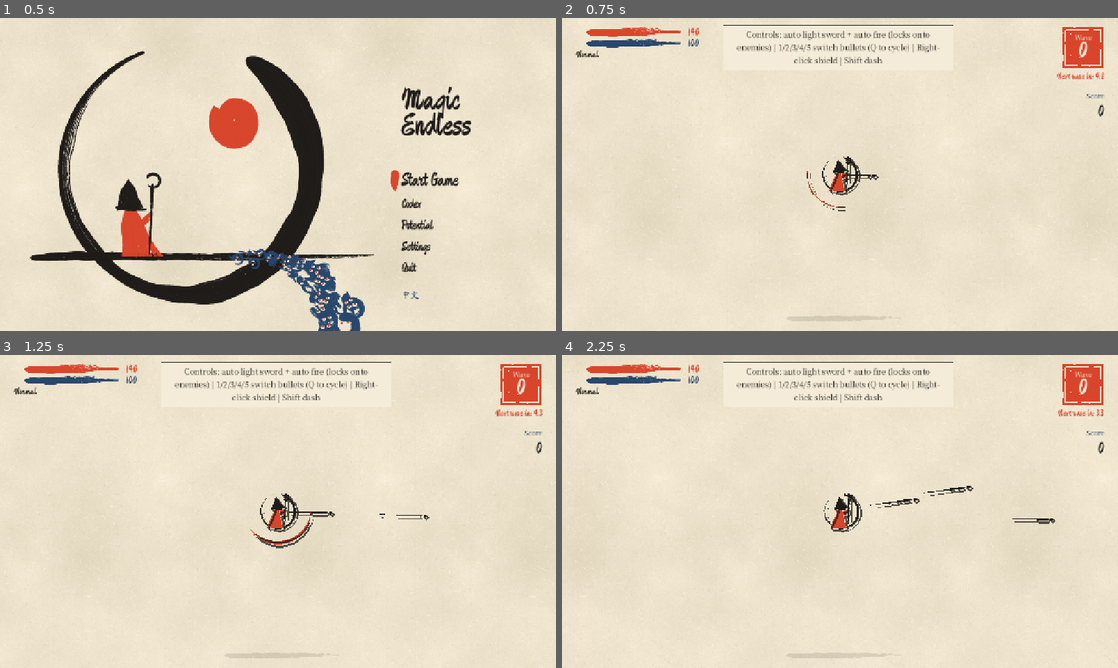
Above: before the commit, frames 1-4 (two rows, left to right).
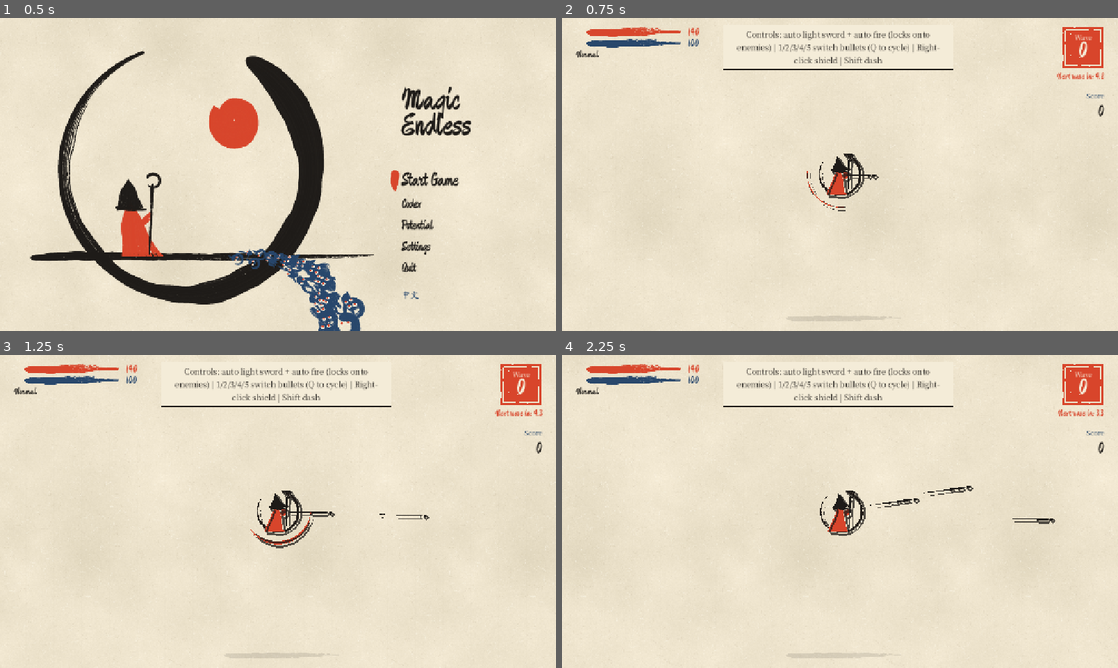
Above: after the commit, the same moments.

Repository: KuthorX/MagicEndless
Game: Godot game, scene res://scenes/MainMenu.tscn
Same seed, same stepped clock (60 frames per second), same inputs: the game is played once before the commit and once after it.
Inputs (mouse positions are in pixels of both pictures, inside the frame that each line leads up to):
- Up to frame 1 (0.5 s): no input
- Up to frame 2 (0.75 s): click "Start Game" at 0.5 s
- Up to frame 3 (1.25 s): no input
- Up to frame 4 (2.25 s): tap Enter at 1.25 s; move the mouse to (962, 495) at 1.27 s; hold D (move_right) 1.28-2 s; click (962, 495) at 1.35 s; drag from (728, 527) to (1101, 520) at 2.02 s

Frame 1 is identical in both runs. In frame 2, 0.8% of the frame differs, in the area x 29-71%, y 2-58%; in frame 3, 0.8%; in frame 4, 0.8%.

Commit message:
feat: dry-ink wall cuts without doubled keylines, ruled message strip, larger player
Co-Authored-By: Claude Opus 5.5 <noreply@anthropic.com>

Diff:
--- a/scenes/EndlessMode2D.tscn
+++ b/scenes/EndlessMode2D.tscn
@@ -65,10 +65,7 @@
 content_margin_right = 18.0
 content_margin_bottom = 10.0
 bg_color = Color(0.957, 0.925, 0.847, 1)
-border_width_left = 2
-border_width_top = 2
-border_width_right = 2
-border_width_bottom = 2
+border_width_bottom = 3
 border_color = Color(0.118, 0.106, 0.094, 1)
 
 [sub_resource type="StyleBoxEmpty" id="wave_seal"]
@@ -125,7 +122,7 @@
 shape = SubResource("1")
 
 [node name="Body" type="Sprite2D" parent="World/Player"]
-scale = Vector2(0.7, 0.7)
+scale = Vector2(0.85, 0.85)
 texture = ExtResource("12")
 
 [node name="Camera2D" type="Camera2D" parent="World/Player"]
--- a/scripts/carved_wall.gd
+++ b/scripts/carved_wall.gd
@@ -21,9 +21,13 @@
 ## Arena edges print as solid sumi beyond the page; inner walls are carved.
 var solid := false
 
+## Cuts print just under full coverage: the print shader then grains them like dry ink on wood
+## and skips its misregistered keyline, which would double every cut into a sketchy outline.
+const CUT_COVERAGE := 0.8
+
 func setup(block_size: Vector2, color: Color, is_solid: bool) -> CarvedWall:
 	size = block_size
-	ink = color
+	ink = color if is_solid else Ink.wash(color, CUT_COVERAGE)
 	solid = is_solid
 	return self
 
